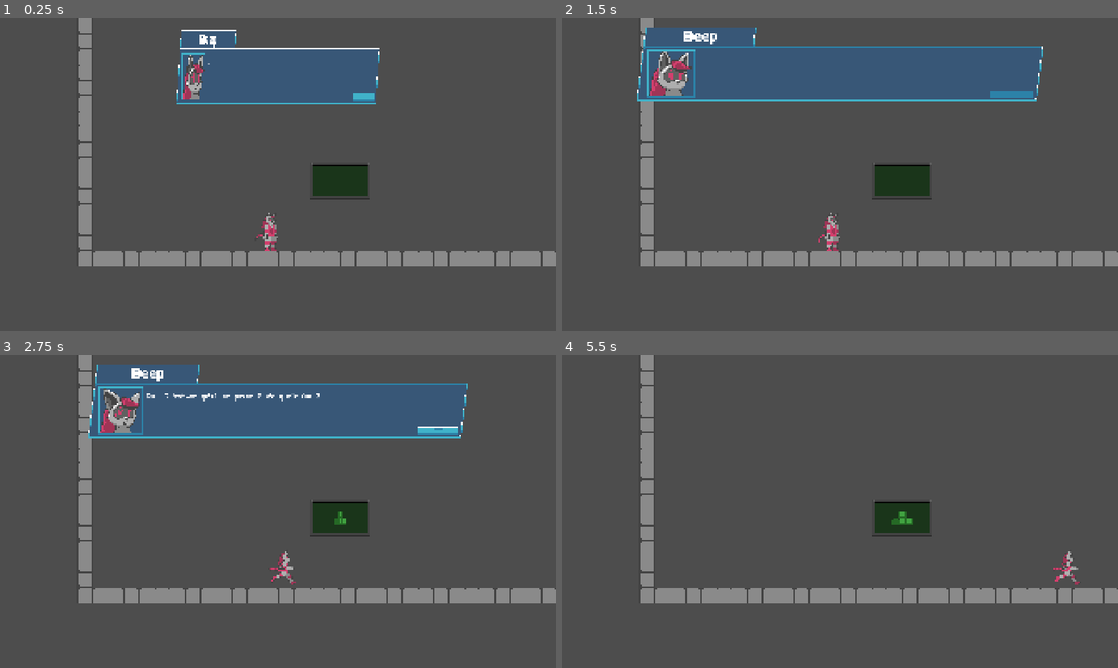
Above: before the commit, frames 1-4 (two rows, left to right).
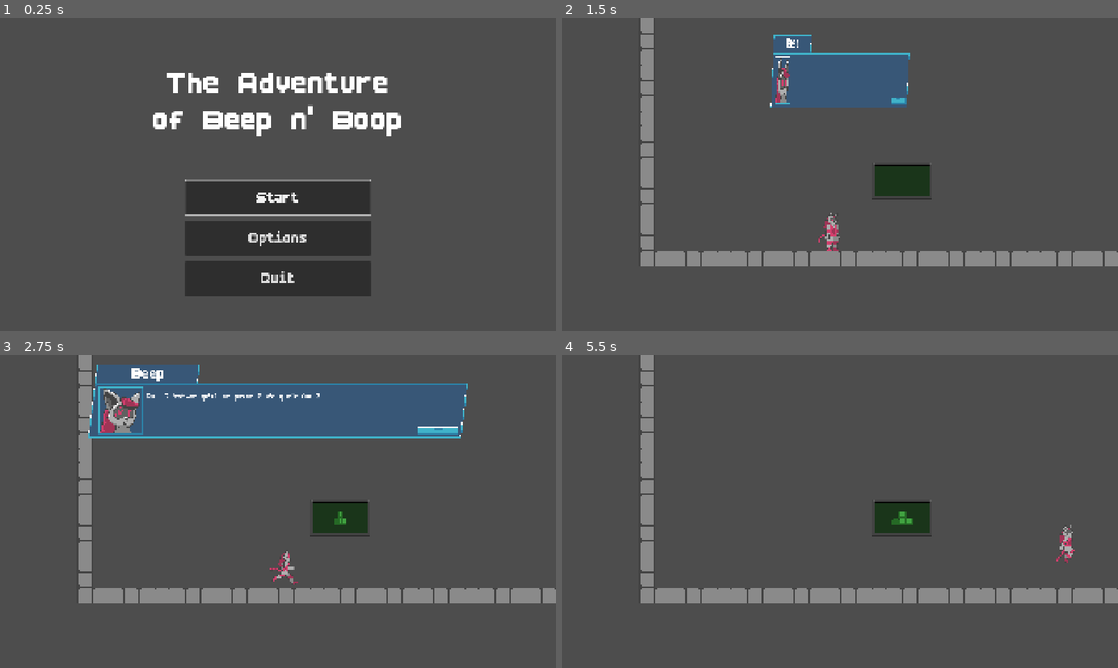
Above: after the commit, the same moments.

Repository: MatheoBrassart/The-Adventure-of-Beep-n-Boo-p
Game: Godot game, scene res://scenes/menus/main_menu.tscn
Two runs of this game, one before a commit and one after it. Both use one fixed random seed, a clock stepped at 60 frames per second and the inputs below. Before the commit the project starts from res://scenes/levels/atelier/atelier_a_1.tscn. The engine's default icon, where the game draws it, is replaced by a stand-in: a white triangle on a blue panel in a dark square.
Inputs (mouse positions are in pixels of both pictures, inside the frame that each line leads up to):
- Up to frame 1 (0.25 s): no input
- Up to frame 2 (1.5 s): click (840, 237) at 0.5 s, where only the run after the commit has a clickable "Options"; click (840, 196) at 1.25 s, where only the run after the commit has a clickable "Start"
- Up to frame 3 (2.75 s): hold D (move_right) from 2.03 s (still down); tap Space (jump) at 2.1, 2.27, 2.57 s
- Up to frame 4 (5.5 s): tap Shift (switch_character) at 2.85, 4.35 s; tap Space (jump) at 3.02, 3.05, 3.32, 3.6, 4.52, 4.55, 4.82, 5.1, 5.27 s; release D (move_right) at 3.53 s; hold A (move_left) 3.53-4.28 s; hold D (move_right) from 4.28 s (still down)

The runs differ from the first frame. In frame 1, 24% of the frame differs, in the area x 14-100%, y 0-89%; in frame 2, 11%; in frame 3, 0.1%; in frame 4, 0.3%.

Commit message:
Added Vignes Normal

Diff:
--- a/the-adventure-of-beep-n'-boop/project.godot
+++ b/the-adventure-of-beep-n'-boop/project.godot
@@ -11,7 +11,7 @@
 [application]
 
 config/name="The Adventure of Beep n' Boop"
-run/main_scene="uid://cse168hvnqbry"
+run/main_scene="uid://bs1wo0a5jfsjo"
 config/features=PackedStringArray("4.5", "Mobile")
 config/icon="res://icon.svg"
 
@@ -47,9 +47,42 @@
 DialogueSystem=""
 OrdiTuto=""
 UIGeneral=""
+Vignes=""
 
 [input]
 
+ui_left={
+"deadzone": 0.5,
+"events": [Object(InputEventKey,"resource_local_to_scene":false,"resource_name":"","device":0,"window_id":0,"alt_pressed":false,"shift_pressed":false,"ctrl_pressed":false,"meta_pressed":false,"pressed":false,"keycode":4194319,"physical_keycode":0,"key_label":0,"unicode":0,"location":0,"echo":false,"script":null)
+, Object(InputEventJoypadButton,"resource_local_to_scene":false,"resource_name":"","device":0,"button_index":13,"pressure":0.0,"pressed":false,"script":null)
+, Object(InputEventJoypadMotion,"resource_local_to_scene":false,"resource_name":"","device":0,"axis":0,"axis_value":-1.0,"script":null)
+, Object(InputEventKey,"resource_local_to_scene":false,"resource_name":"","device":-1,"window_id":0,"alt_pressed":false,"shift_pressed":false,"ctrl_pressed":false,"meta_pressed":false,"pressed":false,"keycode":0,"physical_keycode":65,"key_label":0,"unicode":113,"location":0,"echo":false,"script":null)
+]
+}
+ui_right={
+"deadzone": 0.5,
+"events": [Object(InputEventKey,"resource_local_to_scene":false,"resource_name":"","device":0,"window_id":0,"alt_pressed":false,"shift_pressed":false,"ctrl_pressed":false,"meta_pressed":false,"pressed":false,"keycode":4194321,"physical_keycode":0,"key_label":0,"unicode":0,"location":0,"echo":false,"script":null)
+, Object(InputEventJoypadButton,"resource_local_to_scene":false,"resource_name":"","device":0,"button_index":14,"pressure":0.0,"pressed":false,"script":null)
+, Object(InputEventJoypadMotion,"resource_local_to_scene":false,"resource_name":"","device":0,"axis":0,"axis_value":1.0,"script":null)
+, Object(InputEventKey,"resource_local_to_scene":false,"resource_name":"","device":-1,"window_id":0,"alt_pressed":false,"shift_pressed":false,"ctrl_pressed":false,"meta_pressed":false,"pressed":false,"keycode":0,"physical_keycode":68,"key_label":0,"unicode":100,"location":0,"echo":false,"script":null)
+]
+}
+ui_up={
+"deadzone": 0.5,
+"events": [Object(InputEventKey,"resource_local_to_scene":false,"resource_name":"","device":0,"window_id":0,"alt_pressed":false,"shift_pressed":false,"ctrl_pressed":false,"meta_pressed":false,"pressed":false,"keycode":4194320,"physical_keycode":0,"key_label":0,"unicode":0,"location":0,"echo":false,"script":null)
+, Object(InputEventJoypadButton,"resource_local_to_scene":false,"resource_name":"","device":0,"button_index":11,"pressure":0.0,"pressed":false,"script":null)
+, Object(InputEventJoypadMotion,"resource_local_to_scene":false,"resource_name":"","device":0,"axis":1,"axis_value":-1.0,"script":null)
+, Object(InputEventKey,"resource_local_to_scene":false,"resource_name":"","device":-1,"window_id":0,"alt_pressed":false,"shift_pressed":false,"ctrl_pressed":false,"meta_pressed":false,"pressed":false,"keycode":0,"physical_keycode":87,"key_label":0,"unicode":122,"location":0,"echo":false,"script":null)
+]
+}
+ui_down={
+"deadzone": 0.5,
+"events": [Object(InputEventKey,"resource_local_to_scene":false,"resource_name":"","device":0,"window_id":0,"alt_pressed":false,"shift_pressed":false,"ctrl_pressed":false,"meta_pressed":false,"pressed":false,"keycode":4194322,"physical_keycode":0,"key_label":0,"unicode":0,"location":0,"echo":false,"script":null)
+, Object(InputEventJoypadButton,"resource_local_to_scene":false,"resource_name":"","device":0,"button_index":12,"pressure":0.0,"pressed":false,"script":null)
+, Object(InputEventJoypadMotion,"resource_local_to_scene":false,"resource_name":"","device":0,"axis":1,"axis_value":1.0,"script":null)
+, Object(InputEventKey,"resource_local_to_scene":false,"resource_name":"","device":-1,"window_id":0,"alt_pressed":false,"shift_pressed":false,"ctrl_pressed":false,"meta_pressed":false,"pressed":false,"keycode":0,"physical_keycode":83,"key_label":0,"unicode":115,"location":0,"echo":false,"script":null)
+]
+}
 jump={
 "deadzone": 0.2,
 "events": [Object(InputEventKey,"resource_local_to_scene":false,"resource_name":"","device":-1,"window_id":0,"alt_press …(191 unchanged characters)…
@@ -76,6 +109,16 @@
 , Object(InputEventKey,"resource_local_to_scene":false,"resource_name":"","device":-1,"window_id":0,"alt_pressed":false …(186 unchanged characters)…
 ]
 }
+move_up={
+"deadzone": 0.2,
+"events": [Object(InputEventKey,"resource_local_to_scene":false,"resource_name":"","device":-1,"window_id":0,"alt_pressed":false,"shift_pressed":false,"ctrl_pressed":false,"meta_pressed":false,"pressed":false,"keycode":0,"physical_keycode":87,"key_label":0,"unicode":122,"location":0,"echo":false,"script":null)
+]
+}
+move_down={
+"deadzone": 0.2,
+"events": [Object(InputEventKey,"resource_local_to_scene":false,"resource_name":"","device":-1,"window_id":0,"alt_pressed":false,"shift_pressed":false,"ctrl_pressed":false,"meta_pressed":false,"pressed":false,"keycode":0,"physical_keycode":83,"key_label":0,"unicode":115,"location":0,"echo":false,"script":null)
+]
+}
 
 [rendering]
 
--- /dev/null
+++ b/the-adventure-of-beep-n'-boop/scenes/level design elements/vignes_normal.tscn
@@ -0,0 +1,19 @@
+[gd_scene load_steps=4 format=3 uid="uid://drx8qwx2h15ko"]
+
+[ext_resource type="Texture2D" uid="uid://desbr1erhdkrq" path="res://icon.svg" id="1_4n6q8"]
+[ext_resource type="Script" uid="uid://1b5vkuuicvmb" path="res://scripts/vignes_normal.gd" id="1_apw2j"]
+
+[sub_resource type="RectangleShape2D" id="RectangleShape2D_4n6q8"]
+size = Vector2(128, 128)
+
+[node name="Vignes_normal" type="Area2D" groups=["Vignes"]]
+script = ExtResource("1_apw2j")
+
+[node name="Sprite2D" type="Sprite2D" parent="."]
+texture = ExtResource("1_4n6q8")
+
+[node name="CollisionShape2D" type="CollisionShape2D" parent="."]
+shape = SubResource("RectangleShape2D_4n6q8")
+
+[connection signal="body_entered" from="." to="." method="_on_body_entered"]
+[connection signal="body_exited" from="." to="." method="_on_body_exited"]
--- a/the-adventure-of-beep-n'-boop/scenes/levels/test levels/level_test.tscn
+++ b/the-adventure-of-beep-n'-boop/scenes/levels/test levels/level_test.tscn
@@ -7,6 +7,7 @@
 [ext_resource type="PackedScene" uid="uid://dk0vp307e0hmr" path="res://scenes/level design elements/level_switcher.tscn" id="5_ycf23"]
 [ext_resource type="PackedScene" uid="uid://cbx1ueo2fg2le" path="res://scenes/level design elements/pics_normal.tscn" id="6_uh3ll"]
 [ext_resource type="PackedScene" uid="uid://bqklsg5jjjxdq" path="res://scenes/level design elements/ressort_normal.tscn" id="7_4lw2e"]
+[ext_resource type="PackedScene" uid="uid://drx8qwx2h15ko" path="res://scenes/level design elements/vignes_normal.tscn" id="8_ugemu"]
 
 [sub_resource type="WorldBoundaryShape2D" id="WorldBoundaryShape2D_e73ws"]
 
@@ -89,3 +90,6 @@
 
 [node name="RessortNormal" parent="Level elements" instance=ExtResource("7_4lw2e")]
 position = Vector2(96, 456)
+
+[node name="Vignes_normal" parent="." instance=ExtResource("8_ugemu")]
+position = Vector2(512, 240)
--- /dev/null
+++ b/the-adventure-of-beep-n'-boop/scenes/menus/main_menu.tscn
@@ -0,0 +1,77 @@
+[gd_scene load_steps=3 format=3 uid="uid://bs1wo0a5jfsjo"]
+
+[ext_resource type="Script" uid="uid://f78tf267xexq" path="res://scripts/main_menu.gd" id="1_xqga4"]
+[ext_resource type="FontFile" uid="uid://cbj8usx8wede3" path="res://assets/fonts/BoldPixels.ttf" id="2_ovrgc"]
+
+[node name="Main Menu" type="Control"]
+layout_mode = 3
+anchors_preset = 15
+anchor_right = 1.0
+anchor_bottom = 1.0
+grow_horizontal = 2
+grow_vertical = 2
+script = ExtResource("1_xqga4")
+
+[node name="RichTextLabel" type="RichTextLabel" parent="."]
+layout_mode = 1
+anchors_preset = 8
+anchor_left = 0.5
+anchor_top = 0.5
+anchor_right = 0.5
+anchor_bottom = 0.5
+offset_left = -432.0
+offset_top = -380.0
+offset_right = 432.0
+offset_bottom = -124.0
+grow_horizontal = 2
+grow_vertical = 2
+theme_override_fonts/normal_font = ExtResource("2_ovrgc")
+theme_override_font_sizes/normal_font_size = 128
+text = "The Adventure of Beep n' Boop"
+fit_content = true
+horizontal_alignment = 1
+
+[node name="VBoxContainer" type="BoxContainer" parent="."]
+layout_mode = 1
+anchors_preset = 8
+anchor_left = 0.5
+anchor_top = 0.5
+anchor_right = 0.5
+anchor_bottom = 0.5
+offset_left = -320.0
+offset_top = 20.0
+offset_right = 320.0
+offset_bottom = 420.0
+grow_horizontal = 2
+grow_vertical = 2
+theme_override_constants/separation = 20
+vertical = true
+
+[node name="StartButton" type="Button" parent="VBoxContainer"]
+layout_mode = 2
+size_flags_vertical = 3
+focus_neighbor_bottom = NodePath("../OptionsButton")
+theme_override_fonts/font = ExtResource("2_ovrgc")
+theme_override_font_sizes/font_size = 64
+text = "Start"
+
+[node name="OptionsButton" type="Button" parent="VBoxContainer"]
+layout_mode = 2
+size_flags_vertical = 3
+focus_neighbor_top = NodePath("../StartButton")
+focus_neighbor_bottom = NodePath("../QuitButton")
+theme_override_fonts/font = ExtResource("2_ovrgc")
+theme_override_font_sizes/font_size = 64
+text = "Options"
+
+[node name="QuitButton" type="Button" parent="VBoxContainer"]
+layout_mode = 2
+size_flags_vertical = 3
+focus_neighbor_top = NodePath("../OptionsButton")
+theme_override_fonts/font = ExtResource("2_ovrgc")
+theme_override_font_sizes/font_size = 64
+text = "Quit"
+
+[connection signal="pressed" from="VBoxContainer/StartButton" to="." method="_on_start_button_pressed"]
+[connection signal="pressed" from="VBoxContainer/OptionsButton" to="." method="_on_options_button_pressed"]
+[connection signal="pressed" from="VBoxContainer/QuitButton" to="." method="_on_quit_button_pressed"]
--- a/the-adventure-of-beep-n'-boop/scenes/others/player.tscn
+++ b/the-adventure-of-beep-n'-boop/scenes/others/player.tscn
@@ -466,7 +466,7 @@
 one_shot = true
 
 [node name="JumpBufferTimer" type="Timer" parent="."]
-wait_time = 0.1
+wait_time = 0.15
 one_shot = true
 
 [connection signal="timeout" from="CoyoteTimer" to="." method="_on_coyote_time_timeout"]
--- /dev/null
+++ b/the-adventure-of-beep-n'-boop/scripts/main_menu.gd
@@ -0,0 +1,25 @@
+extends Control
+
+@onready var start_button: Button = $VBoxContainer/StartButton
+@onready var options_button: Button = $VBoxContainer/OptionsButton
+@onready var quit_button: Button = $VBoxContainer/QuitButton
+
+
+func _ready() -> void:
+
+	start_button.grab_focus()
+
+
+func _on_start_button_pressed() -> void:
+
+	get_tree().change_scene_to_file("res://scenes/levels/atelier/atelier_a_1.tscn")
+
+
+func _on_options_button_pressed() -> void:
+
+	pass # Replace with function body.
+
+
+func _on_quit_button_pressed() -> void:
+
+	get_tree().quit()
--- a/the-adventure-of-beep-n'-boop/scripts/player.gd
+++ b/the-adventure-of-beep-n'-boop/scripts/player.gd
@@ -12,8 +12,13 @@
 const JUMP_VELOCITY = -625.0
 const GRAVITY_MULTIPLIER = 1.5
 
-# Left or right movement, depending on which key is pressed
-var direction = Input.get_axis("move_left", "move_right")
+var NEAR_VIGNES: bool = false
+var HANGING: bool = false
+var MAX_HANGING_SPEED: float = 150.0
+
+# Left or right or up or down movement, depending on which key is pressed
+var direction_x = Input.get_axis("move_left", "move_right")
+var direction_xANDy = Input.get_vector("move_left", "move_right", "move_up", "move_down")
 
 # Variable that defines which character is currently active. 0 = Beep, 1 = Boop
 @export var CURRENT_ACTIVE_CHARACTER = 0
@@ -63,13 +68,14 @@
 func _physics_process(delta: float) -> void:
 
 	# Add the gravity and reduces acceleration when in the air
-	if not is_on_floor():
-		velocity += get_gravity() * GRAVITY_MULTIPLIER * delta
-		if not HIT_RESSORT == true:
-			ACCELERATION = 20
-	else:
-		ACCELERATION = 50
-		HIT_RESSORT = false
+	if HANGING == false:
+		if not is_on_floor():
+			velocity += get_gravity() * GRAVITY_MULTIPLIER * delta
+			if not HIT_RESSORT == true:
+				ACCELERATION = 20
+		else:
+			ACCELERATION = 50
+			HIT_RESSORT = false
 
 	# If the player can't move, stop all input possibilities
 	if CAN_MOVE == false:
@@ -78,7 +84,11 @@
 
 	# Handle jump
 	if Input.is_action_just_pressed("jump"):
-		jump_buffer_timer.start()
+		if HANGING == true:
+			HANGING = false
+			velocity.y = JUMP_VELOCITY
+		else:
+			jump_buffer_timer.start()
 
 	if (is_on_floor() || !coyote_timer.is_stopped()) and !jump_buffer_timer.is_stopped():
 		velocity.y = JUMP_VELOCITY
@@ -93,6 +103,11 @@
 
 	var was_on_floor = is_on_floor()
 
+	# If the player is near vignes, hang onto them
+	if Input.is_action_pressed("move_up"):
+		if NEAR_VIGNES == true:
+			HANGING = true
+
 	# Handle left/right inputs and movement
 	handle_input()
 	move_and_slide()
@@ -101,18 +116,18 @@
 		coyote_timer.start()
 
 	#Flip the sprite
-	if direction > 0:
+	if direction_x > 0:
 		animatedSpriteBeep.flip_h = false
 		animatedSpriteBoop.flip_h = false
 		animatedSpriteChangeMoi.flip_h = false
-	elif direction < 0:
+	elif direction_x < 0:
 		animatedSpriteBeep.flip_h = true
 		animatedSpriteBoop.flip_h = true
 		animatedSpriteChangeMoi.flip_h = true
 
 	#Play animations
 	if is_on_floor():
-		if direction == 0:
+		if direction_x == 0:
 			rightSprite.play("idle")
 		else:rightSprite.play("run")
 
@@ -125,13 +140,17 @@
 
 func handle_input() -> void:
 
-	# Get direction and moves the player accordingly
-	direction = Input.get_axis("move_left", "move_right")
-
-	if direction == 0:
-		velocity.x = move_toward(velocity.x, 0, ACCELERATION)
-	else:
-		velocity.x = move_toward(velocity.x, MAX_SPEED * direction, ACCELERATION)
+	# Get directions and moves the player accordingly
+	direction_x = Input.get_axis("move_left", "move_right")
+	direction_xANDy = Input.get_vector("move_left", "move_right", "move_up", "move_down")
+
+	if HANGING == false:
+		if direction_x == 0:
+			velocity.x = move_toward(velocity.x, 0, ACCELERATION)
+		else:
+			velocity.x = move_toward(velocity.x, MAX_SPEED * direction_x, ACCELERATION)
+	else:
+		velocity = direction_xANDy * MAX_HANGING_SPEED
 
 
 func switch_character():
--- /dev/null
+++ b/the-adventure-of-beep-n'-boop/scripts/vignes_normal.gd
@@ -0,0 +1,14 @@
+extends Area2D
+
+
+func _on_body_entered(body: Node2D) -> void:
+
+	if body.is_in_group("Player") == true:
+		body.NEAR_VIGNES = true
+
+
+func _on_body_exited(body: Node2D) -> void:
+
+	if body.is_in_group("Player") == true:
+		body.NEAR_VIGNES = false
+		body.HANGING = false
Not shown: 1 places in the-adventure-of-beep-n'-boop/scenes/levels/test levels/level_test.tscn that only renumber resources
Not shown, added: the-adventure-of-beep-n'-boop/scripts/main_menu.gd.uid
Not shown, added: the-adventure-of-beep-n'-boop/scripts/vignes_normal.gd.uid
